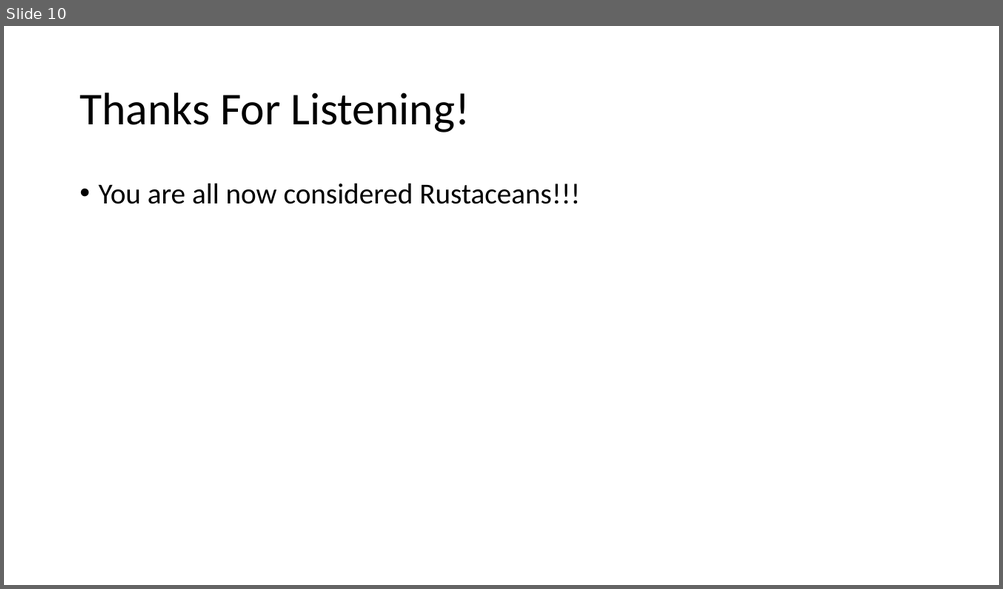
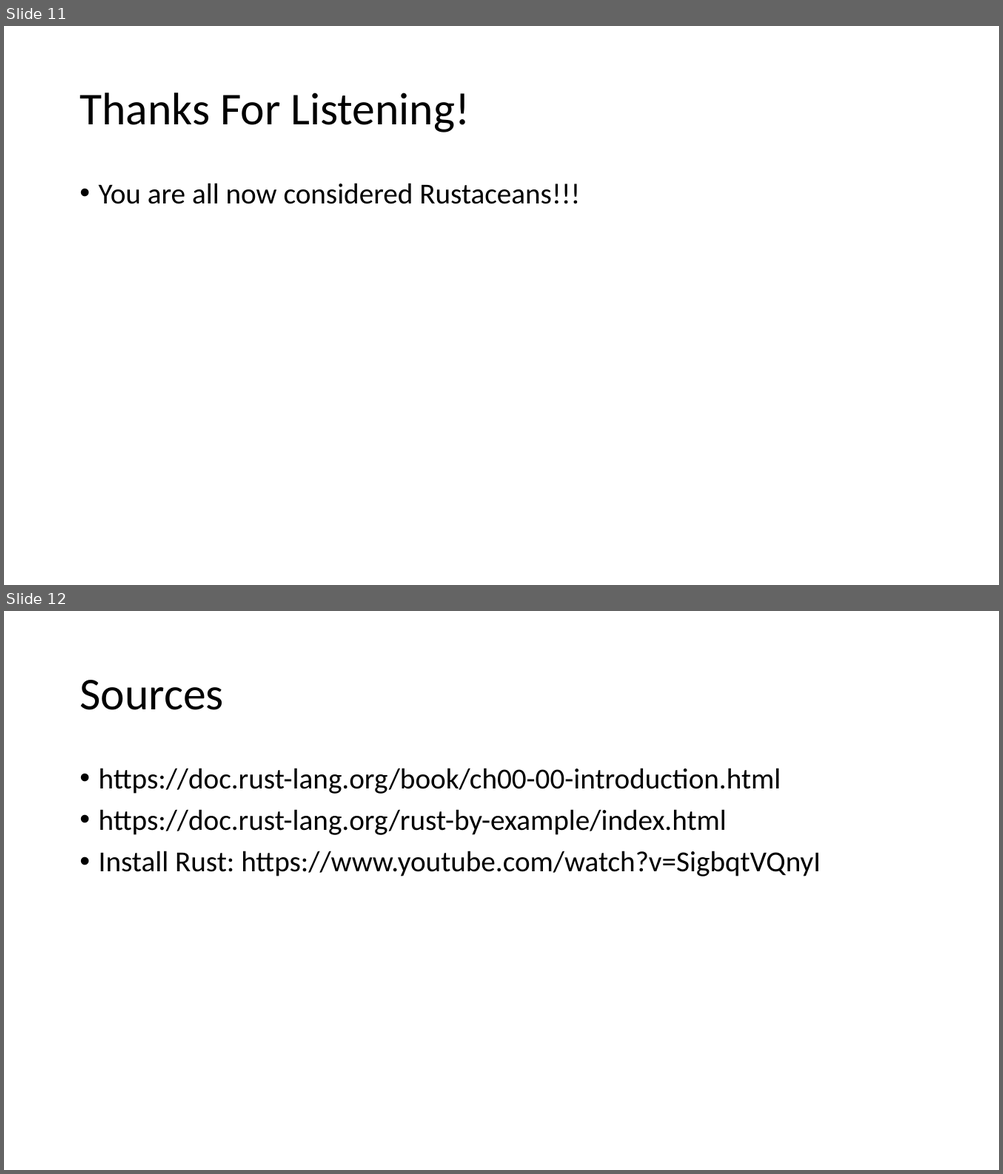
Before and after one commit to AlexbMitchelmore/WebDevRust, a slide deck: RUST.pptx. Shown one above the other, each under a label of ours: slide 10 before the commit, slides 11 and 12 after it. The pictures are 1003x589 and 1003x1174 pixels, drawn with LibreOffice and Linux fonts; fonts in the diff are those of the drawing. Boxes give left, top, right and bottom in pixels: in the first picture for what was removed or moved away, otherwise in the second. Text is boxed around its words. In the diff, an @@ line names an element or a change of style, - is before the commit and + after.

```diff
--- a/RUST.pptx
+++ b/RUST.pptx
@@ slide 12 added at (x1=4, y1=611, x2=999, y2=1170), background #FFFFFF @@
@@ title added at (x1=79, y1=680, x2=223, y2=710), 44 pt, text #000000 @@
+Sources
@@ text added at (x1=99, y1=768, x2=820, y2=877), 28 pt, text #000000 @@
+• https://doc.rust-lang.org/book/ch00-00-introduction.html
+• https://doc.rust-lang.org/rust-by-example/index.html
+• Install Rust: https://www.youtube.com/watch?v=SigbqtVQnyI
@@ what was slide 10 is now slide 11 @@
```
Also in this commit, not shown: 5 other slides added, 5 slides removed, 2 other files.
